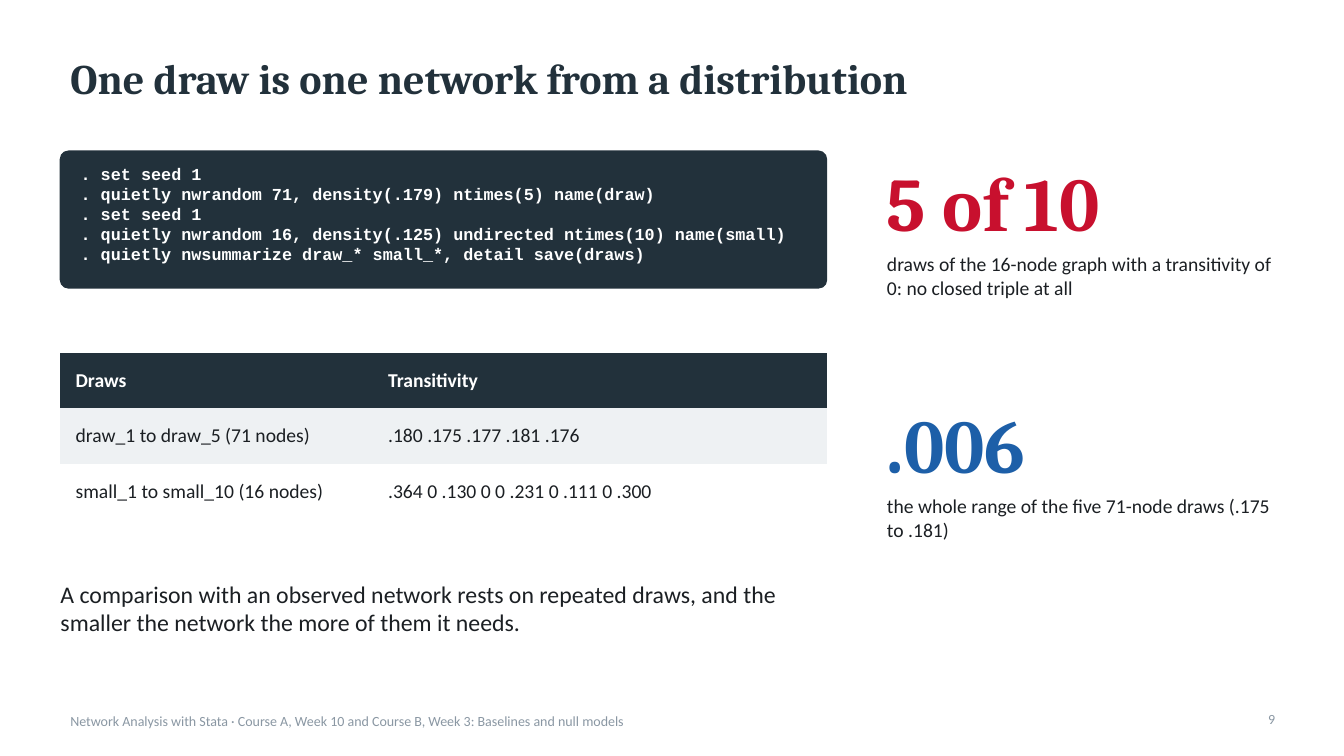
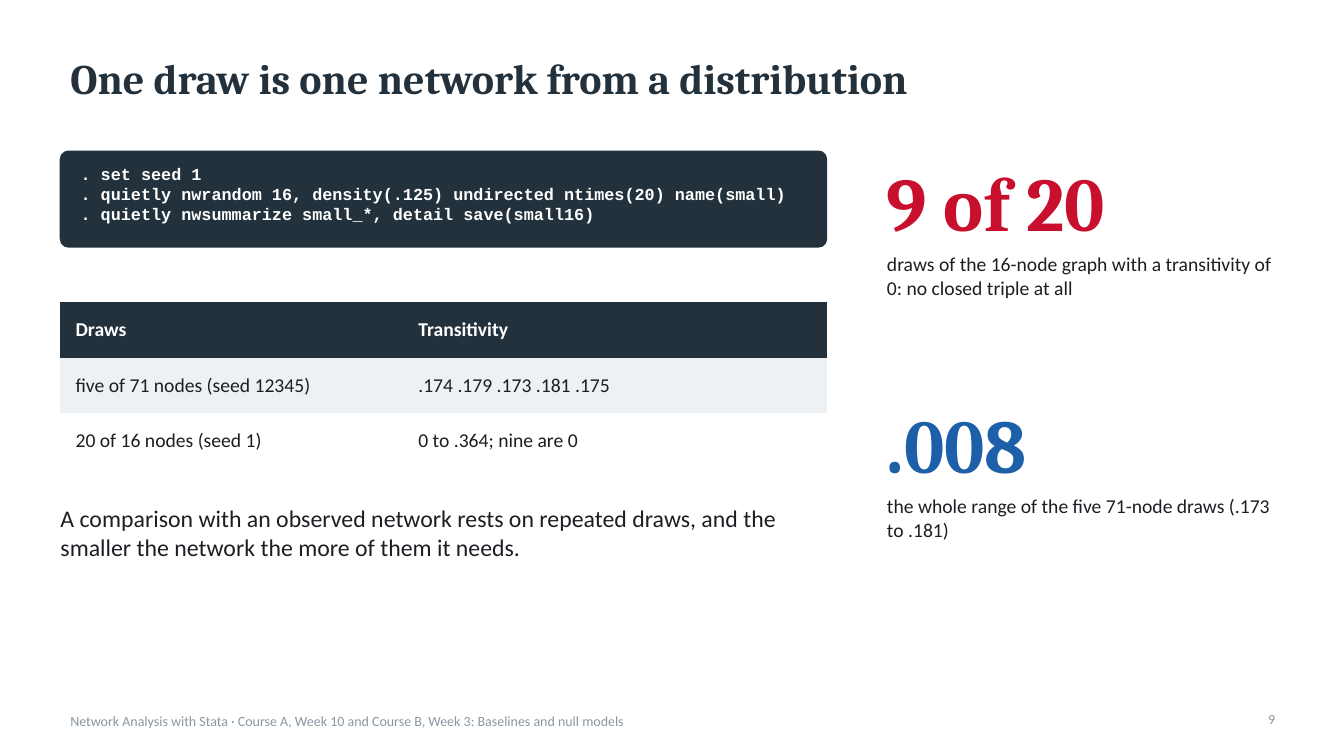
Before and after one commit to thomas-u-grund/nwcommands, a slide deck: slide 9 of website/book/teaching/slides/courseA_week10_baselines.pptx. Drawn at 1344x756 pixels with LibreOffice and Linux fonts; fonts in the diff are those of the drawing. Boxes give left, top, right and bottom in pixels: in the first picture for what was removed or moved away, otherwise in the second. Text is boxed around its words. In the diff, an @@ line names an element or a change of style, - is before the commit and + after.

```diff
--- a/website/book/teaching/slides/courseA_week10_baselines.pptx
+++ b/website/book/teaching/slides/courseA_week10_baselines.pptx
@@ rounded rectangle: place and size @@
-rounded rectangle at (60,151,827,288)
+rounded rectangle at (60,151,827,247)
@@ rounded rectangle at (60,151,827,247): proportions changed @@
@@ text at (887,177,1105,232): text changed @@
-5 of 10
+9 of 20
@@ text at (101,188,786,224): text changed @@
-. quietly nwrandom 71, density(.179) ntimes(5) name(draw)
-. set seed 1
-. quietly nwrandom 16, density(.125) undirected ntimes(10) name(small)
-. quietly nwsummarize draw_* small_*, detail save(draws)
+. quietly nwrandom 16, density(.125) undirected ntimes(20) name(small)
+. quietly nwsummarize small_*, detail save(small16)
@@ table at (60,302,827,454) @@
-row 2, column 1: draw_1 to draw_5 (71 nodes)
+row 2, column 1: five of 71 nodes (seed 12345)
-row 2, column 2: .180 .175 .177 .181 .176
+row 2, column 2: .174 .179 .173 .181 .175
-row 3, column 1: small_1 to small_10 (16 nodes)
+row 3, column 1: 20 of 16 nodes (seed 1)
-row 3, column 2: .364 0 .130 0 0 .231 0 .111 0 .300
+row 3, column 2: 0 to .364; nine are 0
@@ table: place and size @@
-table at (60,353,827,505)
+table at (60,302,827,454)
@@ text at (887,421,1027,474): text changed @@
-.006
+.008
@@ text "A comparison with an observed ...": place and size @@
-text "A comparison with an observed ..." at (60,586,775,631)
+text "A comparison with an observed ..." at (60,510,775,556)
@@ text at (887,499,1270,540): text changed @@
-the whole range of the five 71-node draws (.175 to .181)
+the whole range of the five 71-node draws (.173 to .181)
```
Also in this commit, not shown: 9 other slides changed, 7 other files.
